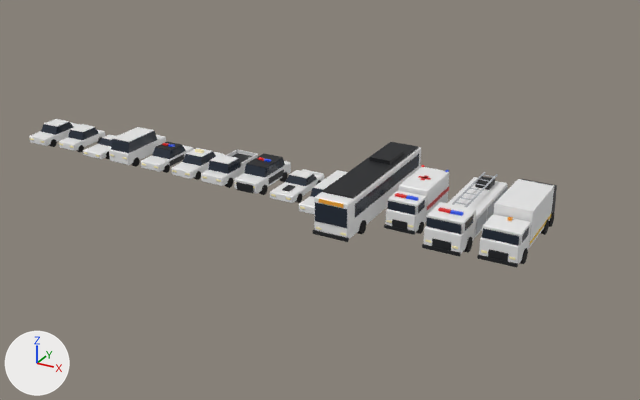
The glTF model public/assets/vehicles.glb, before and after one commit.
Camera for both pictures: a camera (50 mm lens) standing at (54.7, -52.4, 26.1) and looking at (25.5, 0.6, -0.5). Every picture has the same lights, and +X, +Y and +Z are marked at lower left. The picture after the commit comes second. Where no turn or scale is listed for an object, it has been applied to the vertices.

Before the edit, the objects in view are built like this:
```python
ob_bus_windows_l = bpy.data.objects.new('bus_windows_L', me_cube_079)
ob_bus_windows_l.location = (31.28, 0.2, 2.15)
ob_firetruck_bar_red = bpy.data.objects.new('firetruck_bar_red', me_cube_136)
ob_firetruck_bar_red.location = (36.8, -3.3, 2.7)
ob_garbage_truck = bpy.data.objects.new('garbage_truck', None)
ob_garbage_truck.location = (40.8, 0.0, 0.0)
ob_garbage_truck_body = bpy.data.objects.new('garbage_truck_body', me_garbage_truck_body)
ob_garbage_truck_body.location = (40.8, 0.0, 0.0)
ob_garbage_truck_bumper = bpy.data.objects.new('garbage_truck_bumper', me_cube_146)
ob_garbage_truck_bumper.location = (40.8, -4.34, 0.55)
ob_garbage_truck_cab = bpy.data.objects.new('garbage_truck_cab', me_cube_142)
ob_garbage_truck_cab.location = (40.8, -3.15, 1.12)
ob_garbage_truck_cabtop = bpy.data.objects.new('garbage_truck_cabtop', me_cube_143)
ob_garbage_truck_cabtop.location = (40.8, -3.0, 2.17)
ob_garbage_truck_grille = bpy.data.objects.new('garbage_truck_grille', me_cube_145)
ob_garbage_truck_grille.location = (40.8, -4.31, 0.92)
ob_garbage_truck_hopper = bpy.data.objects.new('garbage_truck_hopper', me_garbage_truck_hopper)
ob_garbage_truck_hopper.location = (40.8, 0.0, 0.0)
ob_garbage_truck_sidewin_l = bpy.data.objects.new('garbage_truck_sidewin_L', me_cube_148)
ob_garbage_truck_sidewin_l.location = (42.06, -3.15, 2.13)
# also in view: 'bus_windscreen' at (30.0, -6.0, 1.9); 'bus_body' at (30.0, 0.0, 1.7); 'firetruck_cab' at (37.2, -3.3, 1.1); 'van_body' at (9.0, 0.0, 0.9); 'police_suv_body' at (21.0, 0.0, 0.8)
```
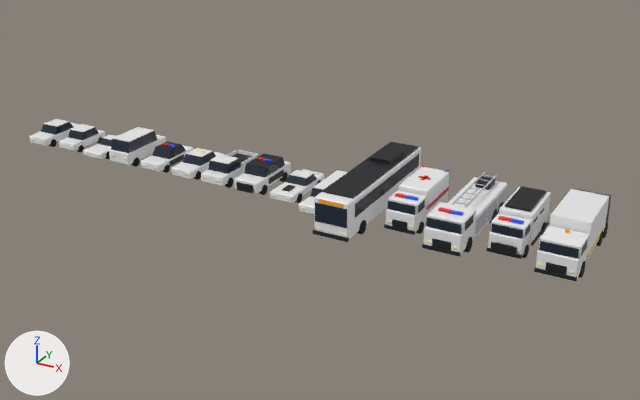
Not visible in the pictures: 'swat_rackleg+2.6'.

ob_garbage_truck is not drawn itself; it is the parent of ob_garbage_truck_wheel_fl, ob_garbage_truck_wheel_fr, ob_garbage_truck_wheel_rl2, ob_garbage_truck_wheel_rr2.

What differs and where, as boxes [x1, y1, x2, y2] in the pictures (640 x 400 px):
'garbage_truck_body', moved
    before: [493, 179, 554, 248]
    after: [549, 189, 609, 261]
'garbage_truck_cabtop', moved
    before: [482, 214, 531, 244]
    after: [539, 226, 589, 258]
'garbage_truck_cab', moved
    before: [479, 233, 530, 264]
    after: [536, 246, 588, 278]
'swat_body', added
    after: [499, 187, 551, 246]
'garbage_truck_windscreen', moved
    before: [482, 228, 519, 245]
    after: [539, 241, 579, 258]
'swat_rack', added (black)
    after: [505, 186, 546, 211]
'swat_cab', added
    after: [488, 230, 531, 256]
'garbage_truck_bumper', moved
    before: [477, 254, 518, 268]
    after: [534, 267, 577, 281]
'swat_cabtop', added
    after: [491, 213, 532, 238]
'garbage_truck_grille', moved
    before: [488, 249, 508, 262]
    after: [545, 262, 567, 275]
'swat_windscreen', added
    after: [491, 224, 523, 238]
'swat_pushbar', added
    after: [491, 242, 517, 256]
'garbage_truck_hopper', moved
    before: [521, 179, 557, 213]
    after: [574, 189, 611, 223]
'garbage_truck_wheel_FL', moved
    before: [520, 248, 528, 264]
    after: [578, 261, 586, 278]
'garbage_truck_wheel_RL', moved
    before: [541, 220, 549, 235]
    after: [596, 231, 603, 246]
'garbage_truck_stripe_L', moved
    before: [530, 215, 551, 244]
    after: [587, 225, 606, 258]
'garbage_truck_wheel_RL2', moved
    before: [549, 212, 554, 227]
    after: [603, 223, 608, 238]
'garbage_truck_sidewin_L', moved
    before: [522, 227, 529, 243]
    after: [581, 239, 588, 256]
'swat_bumper', added
    after: [487, 247, 522, 259]
'swat_step_L', added
    after: [531, 222, 549, 245]
'swat_wheel_FL', added
    after: [522, 245, 529, 258]
'swat_bar_red', added
    after: [498, 216, 512, 222]
'swat_bar_blue', added
    after: [511, 218, 524, 224]
'swat_sidewin_L', added
    after: [525, 225, 530, 237]
'swat_wheel_RL', added
    after: [541, 222, 546, 235]
'swat_rackleg-0.8', added
    after: [505, 206, 531, 212]

The change, as a list of edits to the scene's bpy script:
```text
Change ob_garbage_truck:
    ob_garbage_truck.location: (40.8, 0.0, 0.0) -> (44.4, 0.0, 0.0)
Change ob_garbage_truck_body:
    ob_garbage_truck_body.location: (40.8, 0.0, 0.0) -> (44.4, 0.0, 0.0)
Change ob_garbage_truck_bumper:
    ob_garbage_truck_bumper.location: (40.8, -4.34, 0.55) -> (44.4, -4.34, 0.55)
Change ob_garbage_truck_cab:
    ob_garbage_truck_cab.location: (40.8, -3.15, 1.12) -> (44.4, -3.15, 1.12)
Change ob_garbage_truck_cabtop:
    ob_garbage_truck_cabtop.location: (40.8, -3.0, 2.17) -> (44.4, -3.0, 2.17)
Change ob_garbage_truck_grille:
    ob_garbage_truck_grille.location: (40.8, -4.31, 0.92) -> (44.4, -4.31, 0.92)
Change ob_garbage_truck_hopper:
    ob_garbage_truck_hopper.location: (40.8, 0.0, 0.0) -> (44.4, 0.0, 0.0)
Change ob_garbage_truck_sidewin_l:
    ob_garbage_truck_sidewin_l.location: (42.06, -3.15, 2.13) -> (45.66, -3.15, 2.13)
Change ob_garbage_truck_stripe_l:
    ob_garbage_truck_stripe_l.location: (42.06, 0.61, 0.95) -> (45.66, 0.61, 0.95)
Change ob_garbage_truck_wheel_rl:
    ob_garbage_truck_wheel_rl.location: (41.95, 2.0, 0.52) -> (45.55, 2.0, 0.52)
Change ob_garbage_truck_windscreen:
    ob_garbage_truck_windscreen.location: (40.8, -4.16, 2.13) -> (44.4, -4.16, 2.13)
Add ob_swat_windscreen:
    ob_swat_windscreen = bpy.data.objects.new('swat_windscreen', me_cube_144_1)  # a box spanning x -1.0..1.0, y -0.03..0.03, z -0.28..0.28; in mat_glass (dark blue #202a38)
    ob_swat_windscreen.location = (40.8, -2.86, 1.98)
Add ob_swat_wheel_rl:
    ob_swat_wheel_rl = bpy.data.objects.new('swat_wheel_RL', me_cylinder_056_1)  # a 10-sided cylinder along x spanning x -0.16..0.16, y -0.44..0.44, z -0.418..0.418; in mat_tyre (black #161616)
    ob_swat_wheel_rl.location = (41.8, 1.85, 0.44)
Add ob_swat_wheel_fl:
    ob_swat_wheel_fl = bpy.data.objects.new('swat_wheel_FL', me_cylinder_056_1.copy())
    ob_swat_wheel_fl.location = (41.8, -2.0, 0.44)
Add ob_swat_step_l:
    ob_swat_step_l = bpy.data.objects.new('swat_step_L', me_cube_154_1)  # a box spanning x -0.09..0.09, y -1.89..1.89, z -0.03..0.03; in mat_trim (black #181a1e)
    ob_swat_step_l.location = (41.96, 0.91, 0.47)
Add ob_swat_sidewin_l:
    ob_swat_sidewin_l = bpy.data.objects.new('swat_sidewin_L', me_cube_148_1)  # a box spanning x -0.02..0.02, y -0.468..0.468, z -0.258..0.258; in mat_glass (dark blue #202a38)
    ob_swat_sidewin_l.location = (41.9, -2.15, 1.98)
Add ob_swat_rackleg_0_8:
    ob_swat_rackleg_0_8 = bpy.data.objects.new('swat_rackleg-0.8', me_cube_156_1)  # a box spanning x -0.85..0.85, y -0.03..0.03, z -0.06..0.06; in mat_trim (black #181a1e)
    ob_swat_rackleg_0_8.location = (40.8, -0.78, 2.69)
Add ob_swat_rackleg_2_6:
    ob_swat_rackleg_2_6 = bpy.data.objects.new('swat_rackleg+2.6', me_cube_156_1.copy())
    ob_swat_rackleg_2_6.location = (40.8, 2.6, 2.69)
Add ob_swat_rack:
    ob_swat_rack = bpy.data.objects.new('swat_rack', me_cube_155_1)  # a box spanning x -0.85..0.85, y -1.79..1.79, z -0.03..0.03; in mat_trim (black #181a1e)
    ob_swat_rack.location = (40.8, 0.91, 2.77)
Add ob_swat_pushbar:
    ob_swat_pushbar = bpy.data.objects.new('swat_pushbar', me_cube_159)  # a box spanning x -0.82..0.82, y -0.05..0.05, z -0.28..0.28; in mat_trim (black #181a1e)
    ob_swat_pushbar.location = (40.8, -3.2, 0.87)
Add ob_swat_cabtop:
    ob_swat_cabtop = bpy.data.objects.new('swat_cabtop', me_cube_143_1)  # 24 vertices, 44 faces; spans x -1.1..1.1, y -0.7..0.7, z -0.34..0.34; in mat_paint (white #ebebeb)
    ob_swat_cabtop.location = (40.8, -2.0, 2.01)
Add ob_swat_cab:
    ob_swat_cab = bpy.data.objects.new('swat_cab', me_cube_142_1)  # 24 vertices, 44 faces; spans x -1.1..1.1, y -0.85..0.85, z -0.62..0.62; in mat_paint (white #ebebeb)
    ob_swat_cab.location = (40.8, -2.15, 1.04)
Add ob_swat_bumper:
    ob_swat_bumper = bpy.data.objects.new('swat_bumper', me_cube_146_1)  # a box spanning x -1.12..1.12, y -0.08..0.08, z -0.11..0.11; in mat_trim (black #181a1e)
    ob_swat_bumper.location = (40.8, -3.04, 0.52)
Add ob_swat_body:
    ob_swat_body = bpy.data.objects.new('swat_body', me_swat_body)  # 12 vertices, 20 faces; spans x -1.1..1.1, y -1.18..3.0, z 0.42..2.65; in mat_paint (white #ebebeb)
    ob_swat_body.location = (40.8, 0.0, 0.0)
Add ob_swat_bar_red:
    ob_swat_bar_red = bpy.data.objects.new('swat_bar_red', me_cube_136.copy())  # the mesh of ob_firetruck_bar_red
    ob_swat_bar_red.location = (40.4, -2.15, 2.44)
Add ob_swat_bar_blue:
    ob_swat_bar_blue = bpy.data.objects.new('swat_bar_blue', me_cube_163)  # a box spanning x -0.39..0.39, y -0.14..0.14, z -0.065..0.065; in mat_siren_blue (blue #1e50f0)
    ob_swat_bar_blue.location = (41.2, -2.15, 2.44)
```
